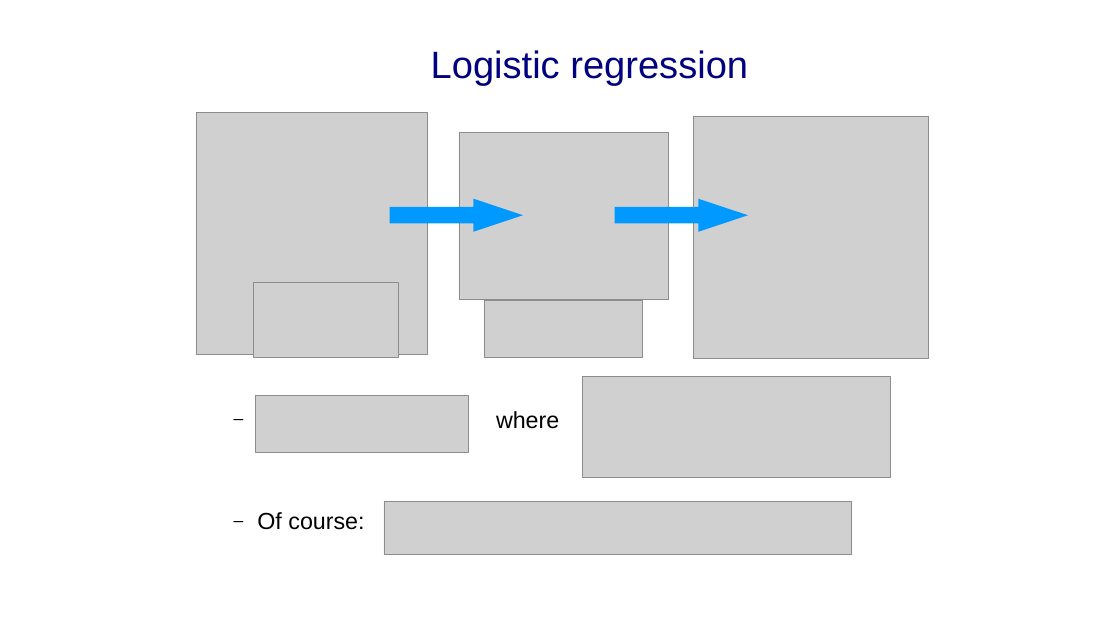
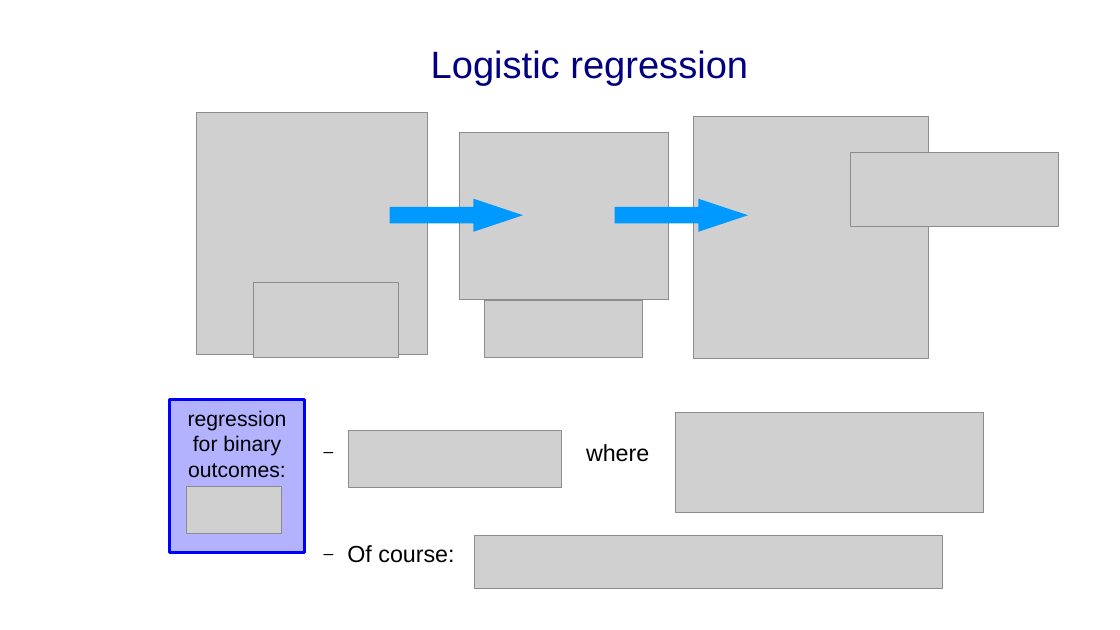
Before and after one commit to oulap/MIA, a slide deck: slide 8 of lecture_slides/lecture_neural_nets/lecture_neuralNets.odp. Drawn at 1120x630 pixels with LibreOffice and Linux fonts; fonts in the diff are those of the drawing; grey boxes stand for pictures; background and template pictures are left out. Boxes give left, top, right and bottom in pixels: in the first picture for what was removed or moved away, otherwise in the second. Text is boxed around its words. In the diff, an @@ line names an element or a change of style, - is before the commit and + after.

```diff
--- a/lecture_slides/lecture_neural_nets/lecture_neuralNets.odp
+++ b/lecture_slides/lecture_neural_nets/lecture_neuralNets.odp
@@ picture added at <box>850,152,1058,227</box> @@
@@ rectangle added at <box>169,400,305,552</box>, fill #0000FF at 30% opacity, outline #0000FF 2.89 pt, 20 pt, text #000000 @@
+regression for binary outcomes:
@@ text "where": place and size @@
-text "where" at <box>257,411,559,530</box>
+text "where" at <box>347,444,649,563</box>
@@ picture: place and size @@
-picture at <box>582,377,890,478</box>
+picture at <box>676,412,984,513</box>
@@ picture: place and size @@
-picture at <box>255,395,469,452</box>
+picture at <box>348,431,562,488</box>
@@ picture added at <box>186,486,281,533</box> @@
@@ picture: place and size @@
-picture at <box>384,502,852,555</box>
+picture at <box>475,536,942,588</box>
```
Also in this commit, not shown: 1 other slide changed, 1 slide added, 1 slide removed, 2 other files.
